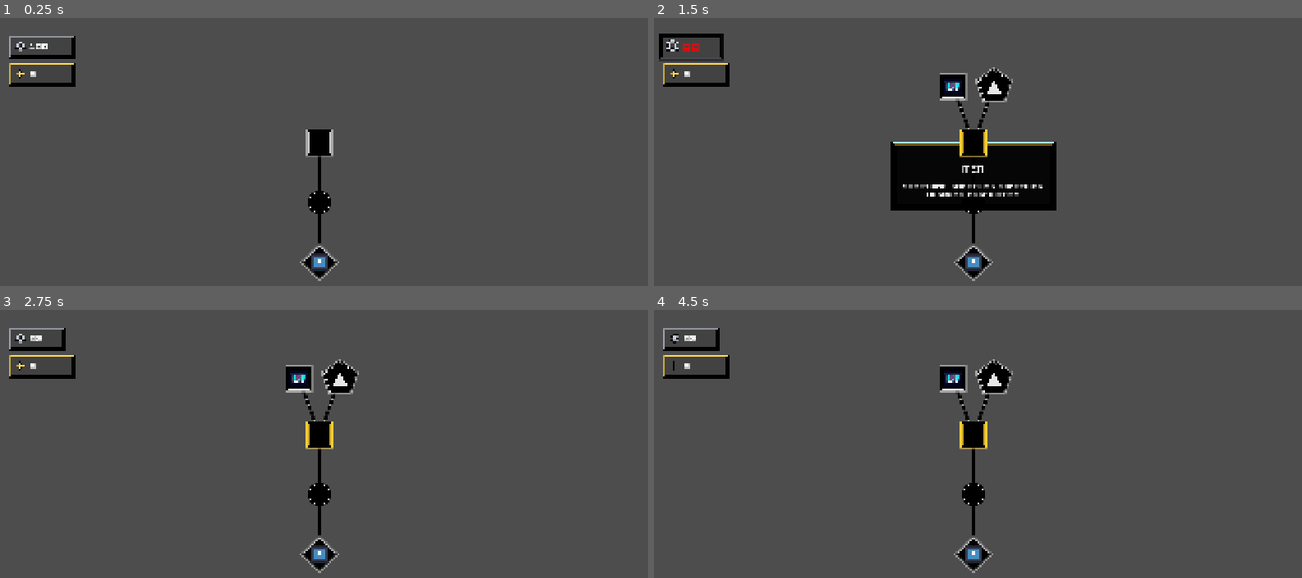
Above: before the commit, frames 1-4 (two rows, left to right).
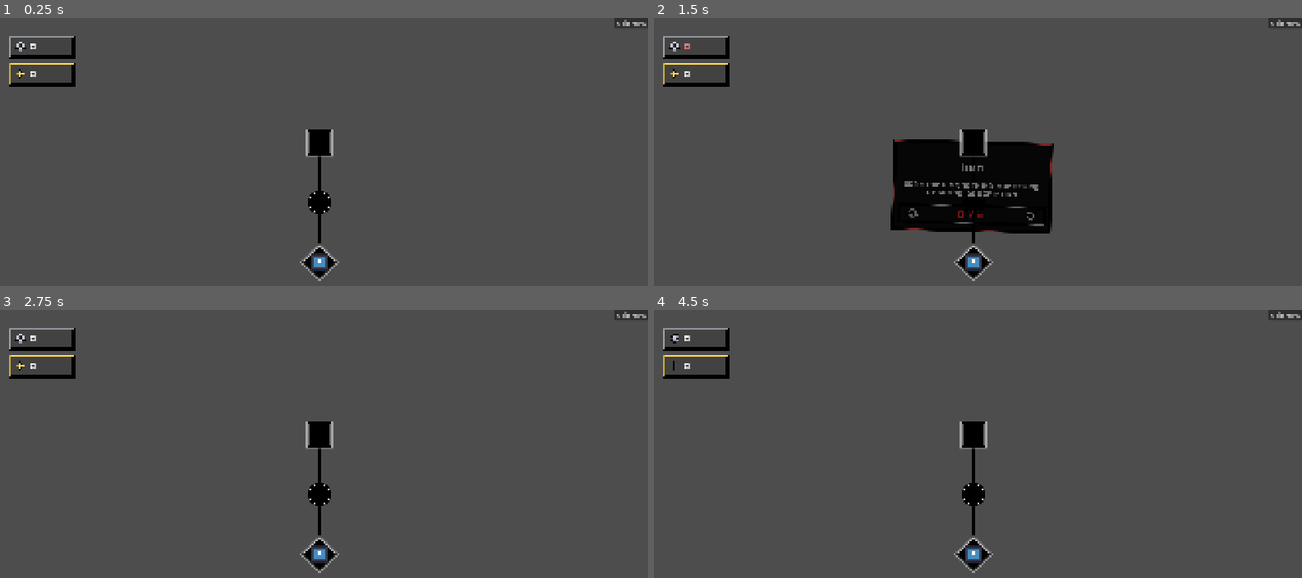
Above: after the commit, the same moments.

Repository: Yolo-Arts/Game-Off-2026
Game: Godot game, scene res://Scenes/UpgradeView/upgrade_view.tscn
Two runs of this game, one before a commit and one after it. Both use one fixed random seed, a clock stepped at 60 frames per second and the inputs below. This scene is started directly instead of the project's main scene. Sound files missing from this copy of the repository are replaced by a short silence.
Inputs (mouse positions are in pixels of both pictures, inside the frame that each line leads up to):
- Up to frame 1 (0.25 s): no input
- Up to frame 2 (1.5 s): click (1282, 23) at 0.5 s, where only the run after the commit has a clickable "Main Menu"; click (971, 143) at 1.27 s
- Up to frame 3 (2.75 s): move the mouse to (466, 476) at 2.02 s; hold W (move_up) from 2.03 s (still down); hold Shift (shift) from 2.03 s (still down); click (466, 476) at 2.17 s
- Up to frame 4 (4.5 s): move the mouse to (841, 513) at 2.77 s; release W (move_up) at 2.78 s; release Shift (shift) at 2.78 s; hold S (move_down) 2.78-3.53 s; tap T at 2.85, 4.35 s; move the mouse to (1036, 414) at 3.52 s; hold Shift (shift) 3.53-4.28 s; hold W (move_up) from 3.53 s (still down); move the mouse to (939, 567) at 4.27 s; click (939, 567) at 4.42 s

The runs differ from the first frame. In frame 1, 0.3% of the frame differs, in the area x 4-100%, y 0-51%; in frame 2, 5.3%, in the area x 0-100%, y 0-81%; in frame 3, 1.5%; in frame 4, 1.5%.

Commit message:
save system

Diff:
--- a/AutoLoads/Currencies.gd
+++ b/AutoLoads/Currencies.gd
@@ -9,6 +9,10 @@
 	_register(Enums.CurrencyType.GEAR, "Gears", Color(0.78, 0.8, 0.85), 0)
 	_register(Enums.CurrencyType.STAR, "Stars", Color(1.0, 0.85, 0.3), 1)
 
+func _ready() -> void:
+	SaveManager.data_saved.connect(_on_data_saved)
+	SaveManager.data_loaded.connect(_on_data_loaded)
+
 func _register(type: Enums.CurrencyType, display_name: String, color: Color, sprite_index: int) -> void:
 	var currency := CurrencyData.new()
 	currency.type = type
@@ -17,6 +21,17 @@
 	currency.sprite_index = sprite_index
 	currency.amount_changed.connect(changed.emit)
 	_by_type[type] = currency
+
+func _on_data_saved() -> void:
+	SaveManager.data.currency_amounts.clear()
+	for type: Enums.CurrencyType in _by_type:
+		SaveManager.data.currency_amounts[type] = _by_type[type].amount
+
+func _on_data_loaded() -> void:
+	for type: Enums.CurrencyType in _by_type:
+		var saved_amount: int = SaveManager.data.currency_amounts.get(type, 0)
+		_by_type[type].amount = saved_amount
+	changed.emit()
 
 func get_currency(type: Enums.CurrencyType) -> CurrencyData:
 	return _by_type[type]
--- a/AutoLoads/SkillTreeUpgrades.gd
+++ b/AutoLoads/SkillTreeUpgrades.gd
@@ -36,6 +36,84 @@
 	#["test_item16"],
 ]
 
+var items: Dictionary = {}
+
+func _ready() -> void:
+	_build_tree()
+	SaveManager.data_saved.connect(_on_data_saved)
+	SaveManager.data_loaded.connect(_on_data_loaded)
+
+func _build_tree() -> void:
+	items.clear()
+	for root_node in TREE:
+		_parse_tree_node(root_node, null)
+
+	for item: ItemData in items.values():
+		if item.parents.is_empty():
+			item.unlocked = true
+
+func _parse_tree_node(node_data: Array, parent_item: ItemData) -> void:
+	var item_id: String = node_data[0]
+	var item: ItemData = items.get(item_id)
+
+	if item == null:
+		item = load(ITEM_PATH % item_id) as ItemData
+		if item == null:
+			push_error("Missing ItemData resource at: " + ITEM_PATH % item_id)
+			return
+		item.id = item_id
+		item.parents.clear()
+		item.children.clear()
+		items[item_id] = item
+
+	if parent_item != null:
+		if not item.parents.has(parent_item):
+			item.parents.append(parent_item)
+		if not parent_item.children.has(item):
+			parent_item.children.append(item)
+
+	if node_data.size() > 1:
+		for child_node in node_data[1]:
+			_parse_tree_node(child_node, item)
+
+func _on_data_saved() -> void:
+	SaveManager.data.upgrade_save_data.clear()
+	for item_id: String in items:
+		var item: ItemData = items[item_id]
+		var entry := UpgradeSaveData.new()
+		entry.current_level = item.level
+		entry.unlocked = item.unlocked
+		SaveManager.data.upgrade_save_data[item_id] = entry
+
+func _on_data_loaded() -> void:
+	for item_id: String in items:
+		var item: ItemData = items[item_id]
+		var saved: UpgradeSaveData = SaveManager.data.upgrade_save_data.get(item_id)
+		if saved != null:
+			item.level = saved.current_level
+			item.unlocked = saved.unlocked
+		else:
+			item.level = 0
+			item.unlocked = item.parents.is_empty()
+
+
+	for item: ItemData in items.values():
+		if item.level > 0:
+			for child in item.children:
+				child.try_unlock()
+
+	changed.emit()
+
+func get_item(item_id: String) -> ItemData:
+	return items.get(item_id)
+
+func get_purchased_items() -> Array[ItemData]:
+	var purchased: Array[ItemData] = []
+	for item: ItemData in items.values():
+		if item.level > 0:
+			purchased.append(item)
+	return purchased
+
 func can_buy(item: ItemData) -> bool:
 	if item.unlocked and not item.is_maxed() and Currencies.can_afford(item.get_prices()):
 		return true
@@ -56,5 +134,6 @@
 
 	item_bought.emit(item)
 	changed.emit()
+	SaveManager.save_data()
 
 	return true
--- /dev/null
+++ b/AutoLoads/save_manager.gd
@@ -0,0 +1,37 @@
+extends Node
+
+#signal outdated_save_detected
+signal data_loaded
+signal data_saved
+
+const SAVE_DATA_PATH = "user://save_file.res"
+
+var data: SaveData
+
+
+func _ready() -> void :
+	load_data()
+
+
+
+func load_data() -> void :
+	if !ResourceLoader.exists(SAVE_DATA_PATH):
+		reset_save_data()
+		return
+
+	data = ResourceLoader.load(SAVE_DATA_PATH) as SaveData
+	data_loaded.emit()
+
+
+func save_data() -> void :
+	data_saved.emit()
+	ResourceSaver.save(data, SAVE_DATA_PATH, 32)
+
+func reset_save_data() -> void :
+	print("Data Reset D: ")
+	data = SaveData.new()
+	data.application_version = ProjectSettings.get_setting("application/config/version")
+	data_loaded.emit()
+
+func _exit_tree():
+	save_data()
--- /dev/null
+++ b/Resources/Save/save_data.gd
@@ -0,0 +1,11 @@
+extends Resource
+class_name SaveData
+
+@export var application_version: String
+@export var time_played: float = 0.0
+
+# Dictionary[Enums.CurrencyType, int]
+@export var currency_amounts: Dictionary = {}
+
+# Dictionary[String, UpgradeSaveData]
+@export var upgrade_save_data: Dictionary = {}
--- /dev/null
+++ b/Resources/Save/upgrade_save_data.gd
@@ -0,0 +1,5 @@
+extends Resource
+class_name UpgradeSaveData
+
+@export var current_level: int = 0
+@export var unlocked: bool = false
--- a/Scenes/Player/ItemManager/item_manager.gd
+++ b/Scenes/Player/ItemManager/item_manager.gd
@@ -12,6 +12,8 @@
 
 func setup(_base_stats: PlayerStats) -> void:
 	base_stats = _base_stats
+	for item in SkillTreeUpgrades.get_purchased_items():
+		add_item(item)
 	recalculate()
 
 func register_dynamic_modifier(mod: StatModifier) -> void:
@@ -39,9 +41,10 @@
 	var mults: Dictionary[String, float] = {}
 
 	for item in collected_items:
+		var stacks := maxi(item.level, 1)
 		for mod in item.modifiers:
-			adds[mod.stat] = adds.get(mod.stat, 0.0) + mod.add
-			mults[mod.stat] = mults.get(mod.stat, 1.0) * mod.mult
+			adds[mod.stat] = adds.get(mod.stat, 0.0) + (mod.add * stacks)
+			mults[mod.stat] = mults.get(mod.stat, 1.0) * pow(mod.mult, stacks)
 
 	for mod in dynamic_modifiers:
 		adds[mod.stat] = adds.get(mod.stat, 0.0) + mod.add
--- a/Scenes/SkillTree/skill_tree.gd
+++ b/Scenes/SkillTree/skill_tree.gd
@@ -26,14 +26,14 @@
 		var dir := Vector2.UP.rotated(i * TAU / roots.size())
 		_layout(roots[i], null, Vector2.ZERO, dir)
 
-	for item in _centers:
-		item.try_unlock()
+	#for item in _centers:
+		#item.try_unlock()
 
 	_build_visuals()
 
 	# TODO: remove these lines when actual currency system is added (from playing game)
-	Currencies.add(Enums.CurrencyType.GEAR, 100)
-	Currencies.add(Enums.CurrencyType.STAR, 5)
+	#Currencies.add(Enums.CurrencyType.GEAR, 100)
+	#Currencies.add(Enums.CurrencyType.STAR, 5)
 
 	SkillTreeUpgrades.changed.connect(_refresh)
 	Currencies.changed.connect(_refresh)
@@ -56,17 +56,22 @@
 
 # populates _centers
 func _layout(entry: Array, parent: ItemData, parent_pos: Vector2, dir: Vector2) -> void:
-	var item := load(SkillTreeUpgrades.ITEM_PATH % entry[0]) as ItemData
+	#var item := load(SkillTreeUpgrades.ITEM_PATH % entry[0]) as ItemData
+
+	var item = SkillTreeUpgrades.get_item(entry[0])
+	if item == null:
+		return
+
 	var is_new := not _centers.has(item)
 
-	if is_new:
-		item.parents.clear()
-		item.children.clear()
-		item.unlocked = false
+	#if is_new:
+		#item.parents.clear()
+		#item.children.clear()
+		#item.unlocked = false
 
-	if parent and not parent.children.has(item):
-		parent.children.append(item)
-		item.parents.append(parent)
+	#if parent and not parent.children.has(item):
+		#parent.children.append(item)
+		#item.parents.append(parent)
 
 	if not is_new:
 		if parent and item.parents.size() >= 2:
--- a/Scenes/UpgradeView/upgrade_view.gd
+++ b/Scenes/UpgradeView/upgrade_view.gd
@@ -4,6 +4,7 @@
 @export var currency_count_control: PackedScene
 
 func _ready() -> void:
+	SaveManager.save_data()
 	setup_currency_count_container(Currencies._by_type)
 
 func setup_currency_count_container(dict: Dictionary) -> void:
@@ -13,3 +14,7 @@
 
 		#currency_count_control_scene._data = Currencies._by_type[key]
 		currency_count_control_scene.inject_data(dict[key])
+
+
+func _on_back_to_main_menu_button_pressed():
+	EventSystem.STA_change_stage.emit(StageConfig.Keys.MainMenu)
--- a/Scenes/UpgradeView/upgrade_view.tscn
+++ b/Scenes/UpgradeView/upgrade_view.tscn
@@ -56,3 +56,15 @@
 [node name="CurrencyCountContainer" parent="Control/MarginContainer/HBoxContainer/CurrencyMarginContainer/CurrencyContainer" unique_id=17007720 instance=ExtResource("4_o3nr1")]
 unique_name_in_owner = true
 layout_mode = 2
+
+[node name="BackToMainMenuButton" type="Button" parent="Control" unique_id=635906879]
+layout_mode = 1
+anchors_preset = 1
+anchor_left = 1.0
+anchor_right = 1.0
+offset_left = -96.0
+offset_bottom = 31.0
+grow_horizontal = 0
+text = "Main Menu"
+
+[connection signal="pressed" from="Control/BackToMainMenuButton" to="." method="_on_back_to_main_menu_button_pressed"]
--- a/Stages/main/main.gd
+++ b/Stages/main/main.gd
@@ -1,8 +1,10 @@
 extends Node2D
+
+@export var currency_count_control: PackedScene
 
 @onready var camera = %Camera2D
 @onready var currency_count_container = %CurrencyCountContainer
-@export var currency_count_control: PackedScene
+
 
 func _input(event: InputEvent) -> void:
 	if event.is_action_pressed("pause"):
--- a/Stages/main_menu/start_screen.gd
+++ b/Stages/main_menu/start_screen.gd
@@ -25,3 +25,7 @@
 	process_mode = PROCESS_MODE_DISABLED
 	EventSystem.SFX_play_sfx.emit(SFXConfig.Keys.MenuBtnPressed)
 	EventSystem.STA_change_stage.emit(StageConfig.Keys.UpgradeView)
+
+
+func _on_reset_save_button_pressed():
+	SaveManager.reset_save_data()
--- a/Stages/main_menu/start_screen.tscn
+++ b/Stages/main_menu/start_screen.tscn
@@ -22,6 +22,14 @@
 theme_override_constants/margin_top = 30
 theme_override_constants/margin_right = 30
 theme_override_constants/margin_bottom = 30
+
+[node name="Reset Save Button" type="Button" parent="ButtonMargins" unique_id=699370948]
+custom_minimum_size = Vector2(0, 50)
+layout_mode = 2
+size_flags_horizontal = 8
+size_flags_vertical = 0
+text = " RESET SAVE DATA (BE CAREFUL!!!!!!!!!) "
+alignment = 0
 
 [node name="ButtonVbox" type="VBoxContainer" parent="ButtonMargins" unique_id=223443417]
 layout_mode = 2
@@ -75,6 +83,7 @@
 horizontal_alignment = 2
 vertical_alignment = 1
 
+[connection signal="pressed" from="ButtonMargins/Reset Save Button" to="." method="_on_reset_save_button_pressed"]
 [connection signal="pressed" from="ButtonMargins/ButtonVbox/PlayBtn" to="." method="_on_play_btn_pressed"]
 [connection signal="pressed" from="ButtonMargins/ButtonVbox/SkillTreeButton" to="." method="_on_skill_tree_button_pressed"]
 [connection signal="pressed" from="ButtonMargins/ButtonVbox/OptionsBtn" to="." method="_on_options_btn_pressed"]
--- a/project.godot
+++ b/project.godot
@@ -27,12 +27,13 @@
 Globals="*res://AutoLoads/Globals.gd"
 TransitionManager="*res://AutoLoads/transition_manager.tscn"
 EventSystem="*uid://8dn3brnlxu36"
+Currencies="*uid://dg3blil8j5tvx"
 SkillTreeUpgrades="*uid://hskqssjcjwnd"
 FoolishShapes="*uid://bsabrecpt50dq"
 Enums="*uid://c4tybj7xxhftq"
 TweenManager="*uid://cehhhv0jc8uo0"
-Currencies="*uid://dg3blil8j5tvx"
 Pickups="*uid://b3yk8nkadg2cx"
+SaveManager="*uid://nip5aet78q1k"
 
 [display]
 
Not shown, added: AutoLoads/save_manager.gd.uid
Not shown, added: Resources/Save/save_data.gd.uid
Not shown, added: Resources/Save/upgrade_save_data.gd.uid
